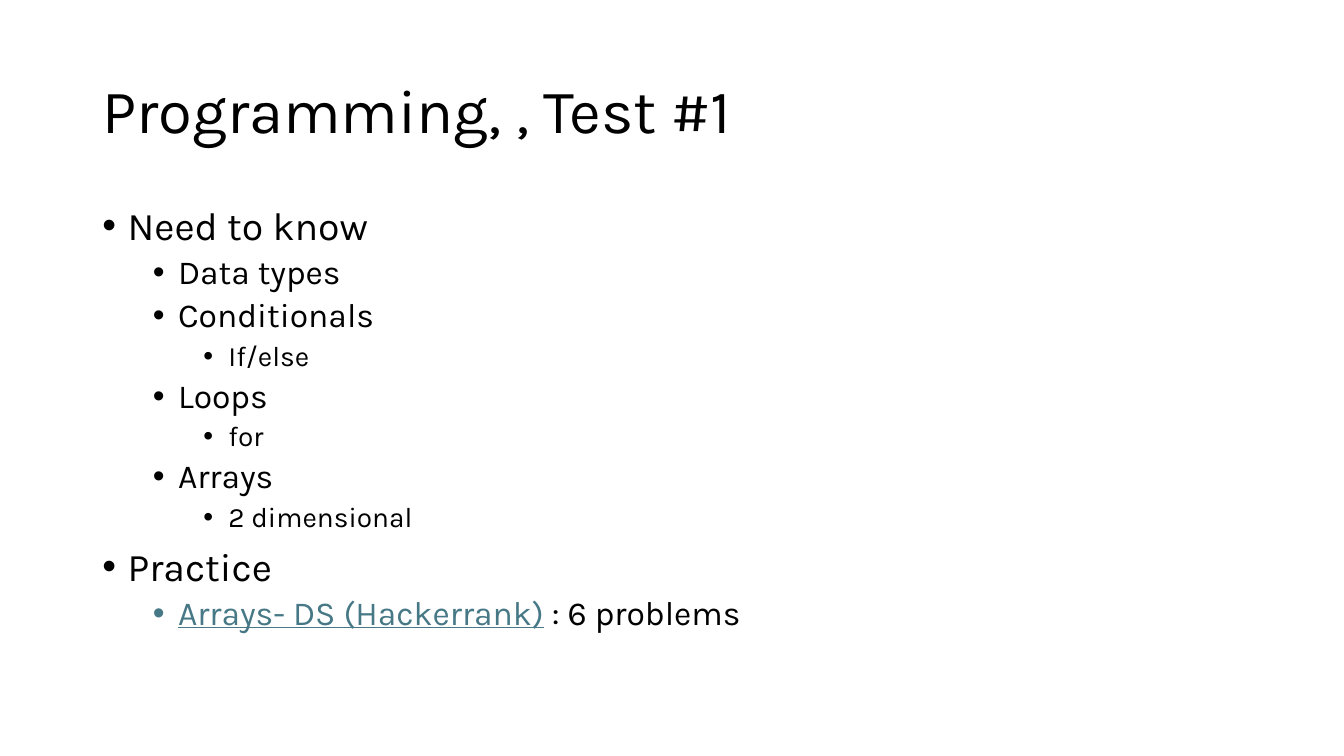
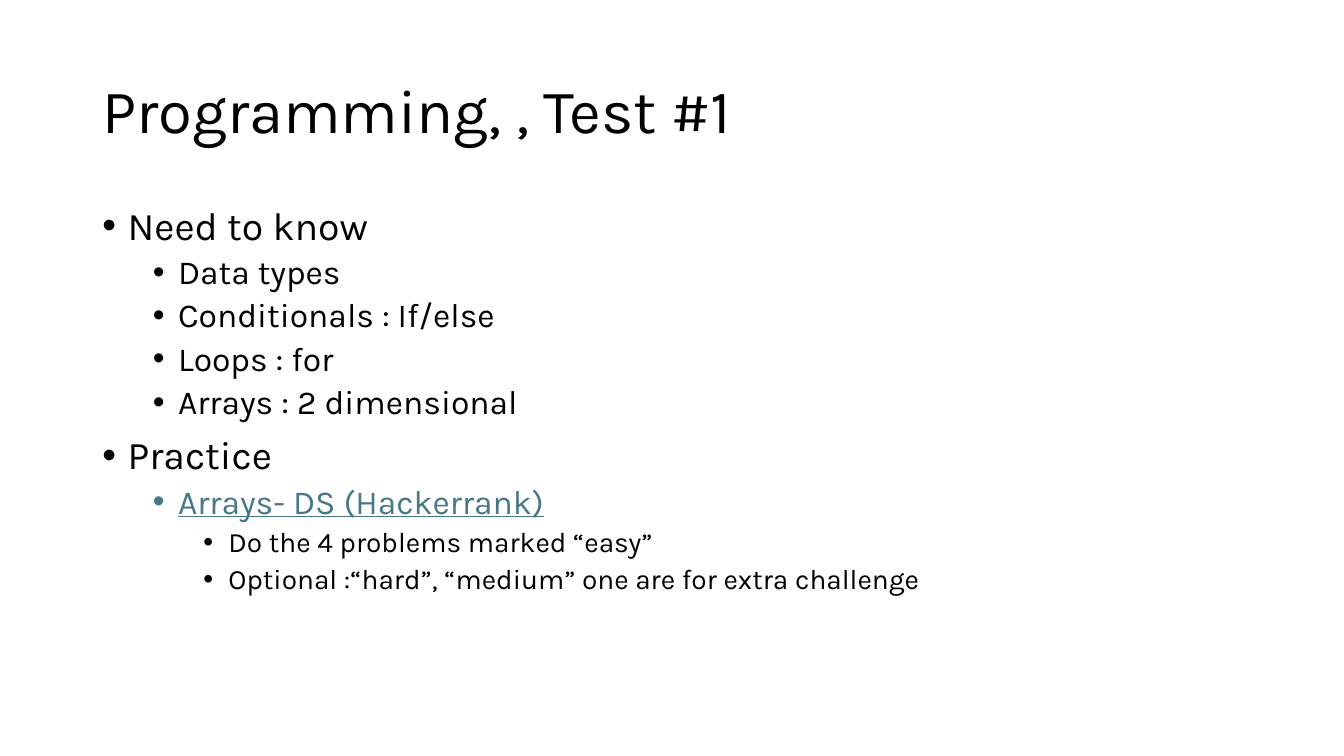
Before and after one commit to MoklaEducation/ems_winter_2025_acsl101, a slide deck: slide 24 of all/ExploringCSConceptsViaACSLCompetitions_all.pptx. Drawn at 1344x756 pixels with LibreOffice and Linux fonts; fonts in the diff are those of the drawing. Boxes give left, top, right and bottom in pixels: in the first picture for what was removed or moved away, otherwise in the second. Text is boxed around its words. In the diff, an @@ line names an element or a change of style, - is before the commit and + after.

```diff
--- a/all/ExploringCSConceptsViaACSLCompetitions_all.pptx
+++ b/all/ExploringCSConceptsViaACSLCompetitions_all.pptx
@@ text at bbox=[178, 302, 518, 423]: text changed @@
-  • Conditionals
-    • If/else
-  • Loops
-    • for
-  • Arrays
-    • 2 dimensional
+  • Conditionals : If/else
+  • Loops : for
+  • Arrays : 2 dimensional
@@ text at bbox=[178, 489, 919, 596]: text changed; size 24 to 20 pt; text colour #467886 to #000000 @@
-  • Arrays- DS (Hackerrank) : 6 problems
+  • Arrays- DS (Hackerrank)
+    • Do the 4 problems marked “easy”
+    • Optional :“hard”, “medium” one are for extra challenge
```
Also in this commit, not shown: 3 other slides changed, 5 other files.
